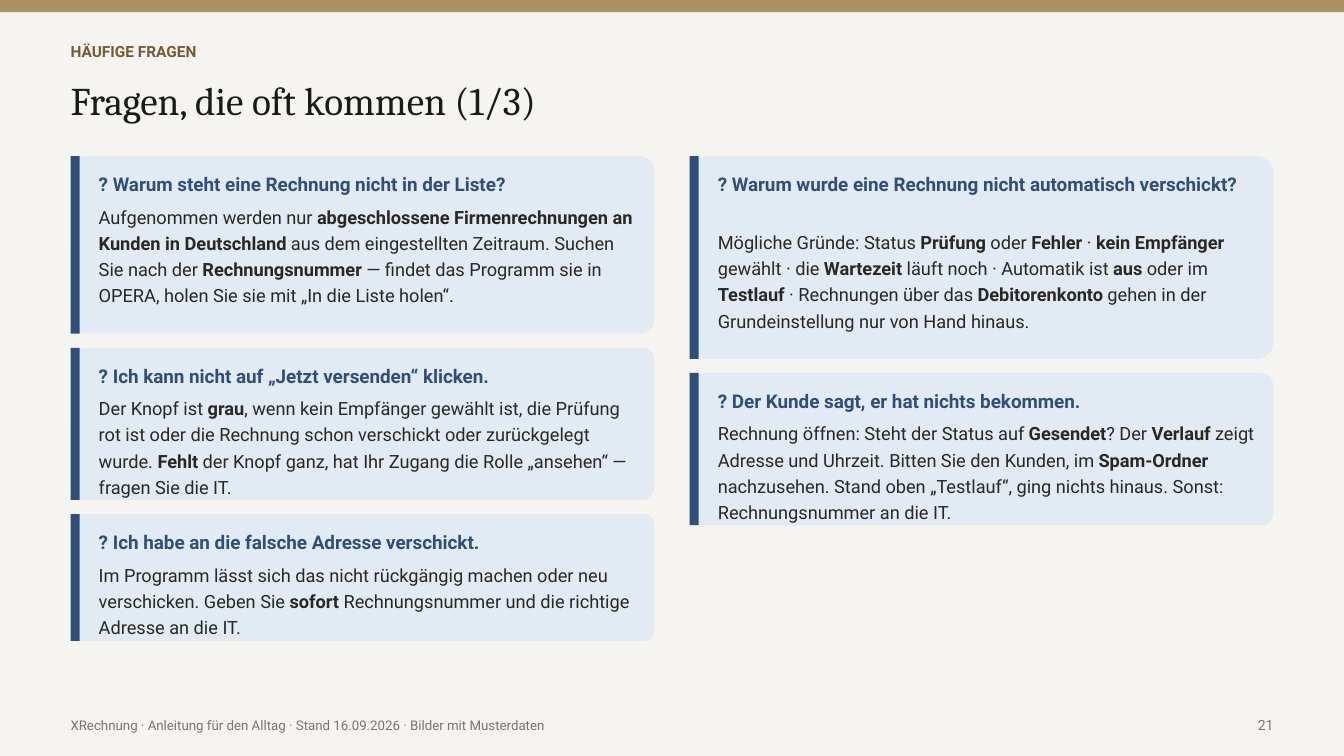
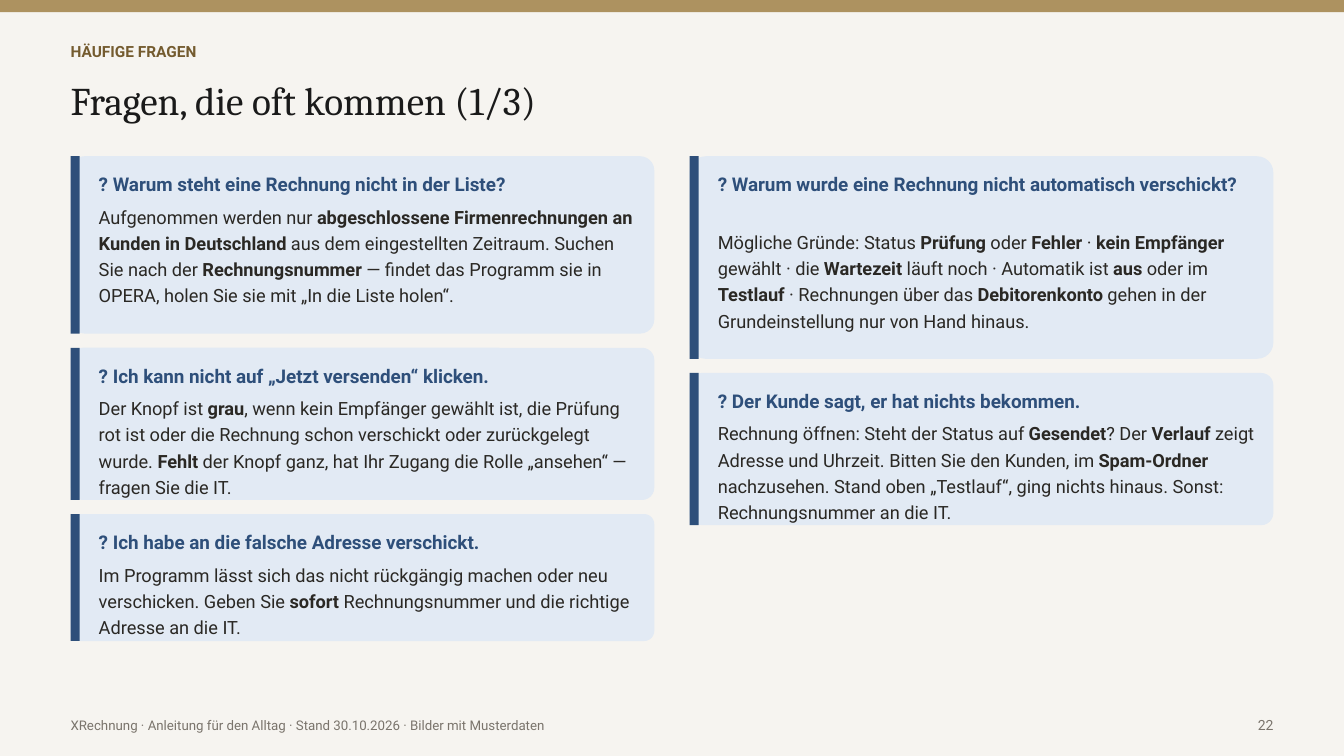
Before and after one commit to ahornhotels/OPERA-V5-XRechnung, a slide deck: slide 23 of docs/praesentation/XRechnung_Anleitung_Anwender.pptx (slide 22 before the commit). Drawn at 1344x756 pixels with LibreOffice and Linux fonts; fonts in the diff are those of the drawing. Boxes give left, top, right and bottom in pixels: in the first picture for what was removed or moved away, otherwise in the second. Text is boxed around its words. In the diff, an @@ line names an element or a change of style, - is before the commit and + after.

```diff
--- a/docs/praesentation/XRechnung_Anleitung_Anwender.pptx
+++ b/docs/praesentation/XRechnung_Anleitung_Anwender.pptx
@@ text at (71,720,545,733): text changed @@
-XRechnung · Anleitung für den Alltag · Stand 16.09.2026 · Bilder mit Musterdaten
+XRechnung · Anleitung für den Alltag · Stand 30.10.2026 · Bilder mit Musterdaten
@@ text at (1258,720,1274,730): text changed @@
-21
+22
```
Also in this commit, not shown: 24 other slides changed, 1 slide added, 11 other files.
